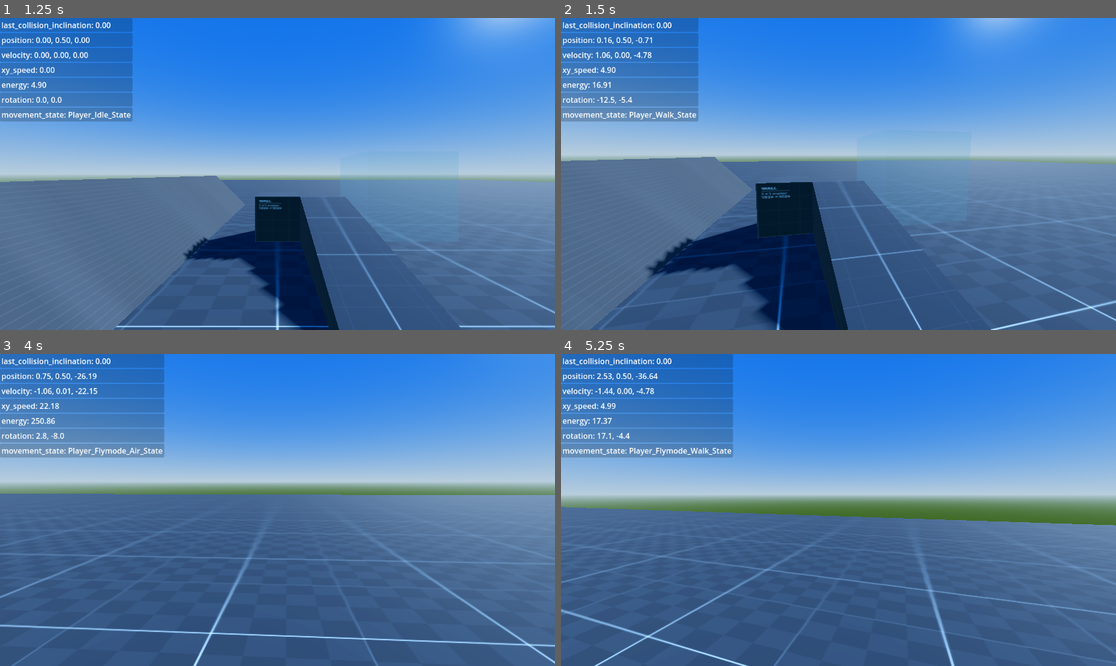
Above: before the commit, frames 1-4 (two rows, left to right).
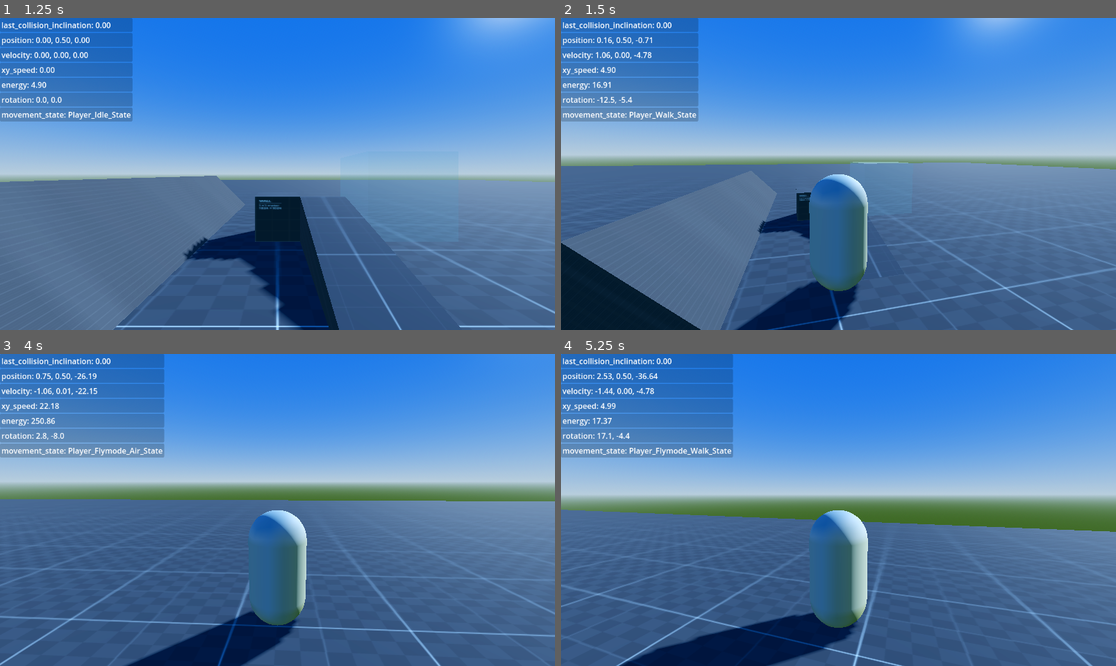
Above: after the commit, the same moments.

Repository: Kestrel280/tethergame
Game: Godot game, scene res://main.tscn
Two runs of this game, one before a commit and one after it. Both use one fixed random seed, a clock stepped at 60 frames per second and the inputs below.
Inputs (mouse positions are in pixels of both pictures, inside the frame that each line leads up to):
- Up to frame 1 (1.25 s): click "Play" at 0.5 s
- Up to frame 2 (1.5 s): tap Enter at 1.25 s; move the mouse to (866, 174) at 1.27 s; hold W (move_forward) from 1.28 s (still down); tap Z at 1.35 s
- Up to frame 3 (4 s): keep holding W (move_forward); tap Space (jump) at 1.52, 2.27, 3.77 s; tap C at 1.55, 2.1 s; move the mouse to (249, 510) at 2.02 s; tap Q at 2.3, 2.85 s; move the mouse to (288, 503) at 2.77 s; tap E at 3.05, 3.6 s; move the mouse to (271, 516) at 3.52 s; tap Z at 3.8 s
- Up to frame 4 (5.25 s): keep holding W (move_forward); move the mouse to (877, 513) at 4.27 s; click (877, 513) at 4.35 s; tap Space (jump) at 4.52 s; tap C at 4.55 s; move the mouse to (794, 506) at 5.02 s; tap Z at 5.1 s

Frame 1 is identical in both runs. In frame 2, 17% of the frame differs, in the area x 0-100%, y 44-100%; in frame 3, 9.1%; in frame 4, 10%.

Commit message:
Add 3rd person camera controller

Diff:
--- /dev/null
+++ b/classes/controllers/camera_controller_1st_person.gd
@@ -0,0 +1,7 @@
+class_name Camera_Controller_1st_Person
+extends Camera_Controller_Base
+
+
+func start(body : Node3D, head : Node3D, camera : Camera3D, initial_rot : Vector2 = Vector2.ZERO):
+	super(body, head, camera, initial_rot);
+	camera.position = Vector3.ZERO;
--- /dev/null
+++ b/classes/controllers/camera_controller_3rd_person.gd
@@ -0,0 +1,30 @@
+class_name Camera_Controller_3rd_Person
+extends Camera_Controller_Base
+
+
+# 3rd person controller works by doing a shapecast
+# from the head backwards on every frame.
+# The shapecast is childed to THE CAMERA CONTROLLER, NOT the head,
+# and its position updated every frame,
+# to avoid any cleanup issues.
+
+
+var camera_location = Vector3(0.0, 0.5, 3.5);
+var shape_cast : ShapeCast3D;
+const shape_cast_radius : float = 0.5;
+
+
+func _ready():
+	super();
+	shape_cast = ShapeCast3D.new();
+	shape_cast.shape = SphereShape3D.new();
+	shape_cast.shape.radius = shape_cast_radius;
+	shape_cast.target_position = camera_location;
+	add_child(shape_cast);
+
+
+func _physics_process(delta: float) -> void:
+	# Update the transform of the shape cast manually, since it's
+	# parented to us and not the head
+	shape_cast.global_transform = head.global_transform;
+	camera.position = camera_location * shape_cast.get_closest_collision_safe_fraction();
--- a/classes/controllers/camera_controller_base.gd
+++ b/classes/controllers/camera_controller_base.gd
@@ -16,10 +16,11 @@
 	return "Camera_Controller";
 
 
-func start(body : Node3D, head : Node3D, camera : Camera3D):
+func start(body : Node3D, head : Node3D, camera : Camera3D, initial_rot = Vector2.ZERO):
 	self.body = body;
 	self.head = head;
 	self.camera = camera;
+	self.rot = initial_rot;
 
 
 func get_head():
--- a/classes/player/player.gd
+++ b/classes/player/player.gd
@@ -29,6 +29,14 @@
 		elif event.pressed and event.keycode == KEY_E:
 			var test = Movement_Controller_State_Machine.construct([Player_Flymode_Idle_State.new(), Player_Flymode_Walk_State.new(), Player_Flymode_Air_State.new()]);
 			test.start(self);
+			swap_controller(test);
+		elif event.pressed and event.keycode == KEY_Z:
+			var test = Camera_Controller_3rd_Person.new();
+			test.start(self, $Head, $Head/Camera3D, $Camera_Controller.rot);
+			swap_controller(test);
+		elif event.pressed and event.keycode == KEY_C:
+			var test = Camera_Controller_1st_Person.new();
+			test.start(self, $Head, $Head/Camera3D, $Camera_Controller.rot);
 			swap_controller(test);
 		elif event.pressed and event.keycode == KEY_1:
 			equip_weapon(Weapon.new(self, preload("res://weapons/pistol/pistol.tres")));
Not shown, added: classes/controllers/camera_controller_1st_person.gd.uid
Not shown, added: classes/controllers/camera_controller_3rd_person.gd.uid
